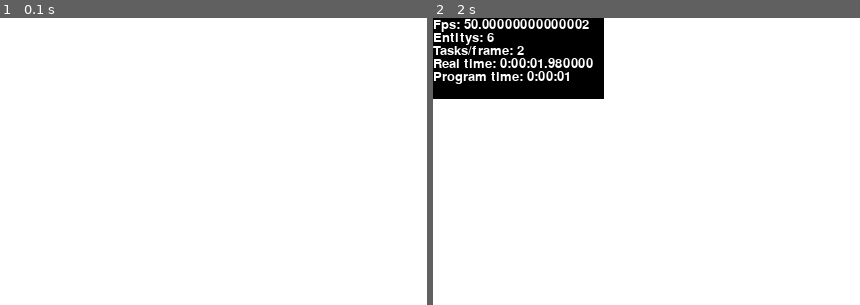
Above: before the commit, frames 1-2 (left to right).
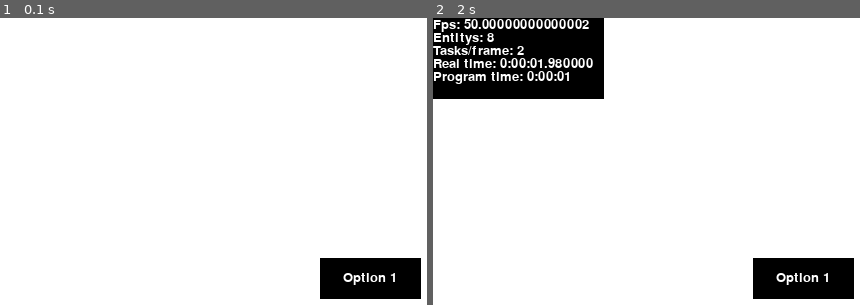
Above: after the commit, the same moments.

Repository: freshollie/ECU178A4
Game: pygame game, started from Ui test.py
Two runs of this game, one before a commit and one after it. Both use one fixed random seed, a clock stepped at 60 frames per second and the inputs below.
Inputs (mouse positions are in pixels of both pictures, inside the frame that each line leads up to):
- Up to frame 1 (0.1 s): no input
- Up to frame 2 (2 s): click (753, 259) at 0.38 s; tap D at 1.67 s

The runs differ from the first frame. In frame 1, 3.3% of the frame differs, in the area x 74-99%, y 83-98%; in frame 2, 3.3%, in the area x 12-99%, y 5-98%.

Commit message:
Fixed example in UI test

Diff:
--- a/Ui test.py
+++ b/Ui test.py
@@ -5,24 +5,11 @@
 
 DisplayDriver.engine.setFrameRate(50)
 
-class MainScreen(object):
-    def __init__(self):
-        self.option1 = DisplayUI.Button(size=[50, 20], text = 'Option 1', pos = [640/2, 0], command = self.option1Selected)
+def doSomething():
+    print('Doing something when clicked')
 
-
-    def show(self):
-        self.option1.render(DisplayDriver.engine)
-        self.option1.register(DisplayDriver.eventManager.buttonManager)
-
-    def hide(self):
-        self.option1.removeNode()
-        self.option1.deregister()
-
-
-class UITesting(object):
-    def __init__(self):
-        self.mainScreen = MainScreen()
-        self.mainScreen.show()
-
+b = DisplayUI.Button(size=[100, 40], text = 'Option 1', pos = [640/2, 480/2], command = doSomething)
+b.render(DisplayDriver.engine)
+b.register(DisplayDriver.eventManager.buttonManager)
 
 DisplayDriver.init()
